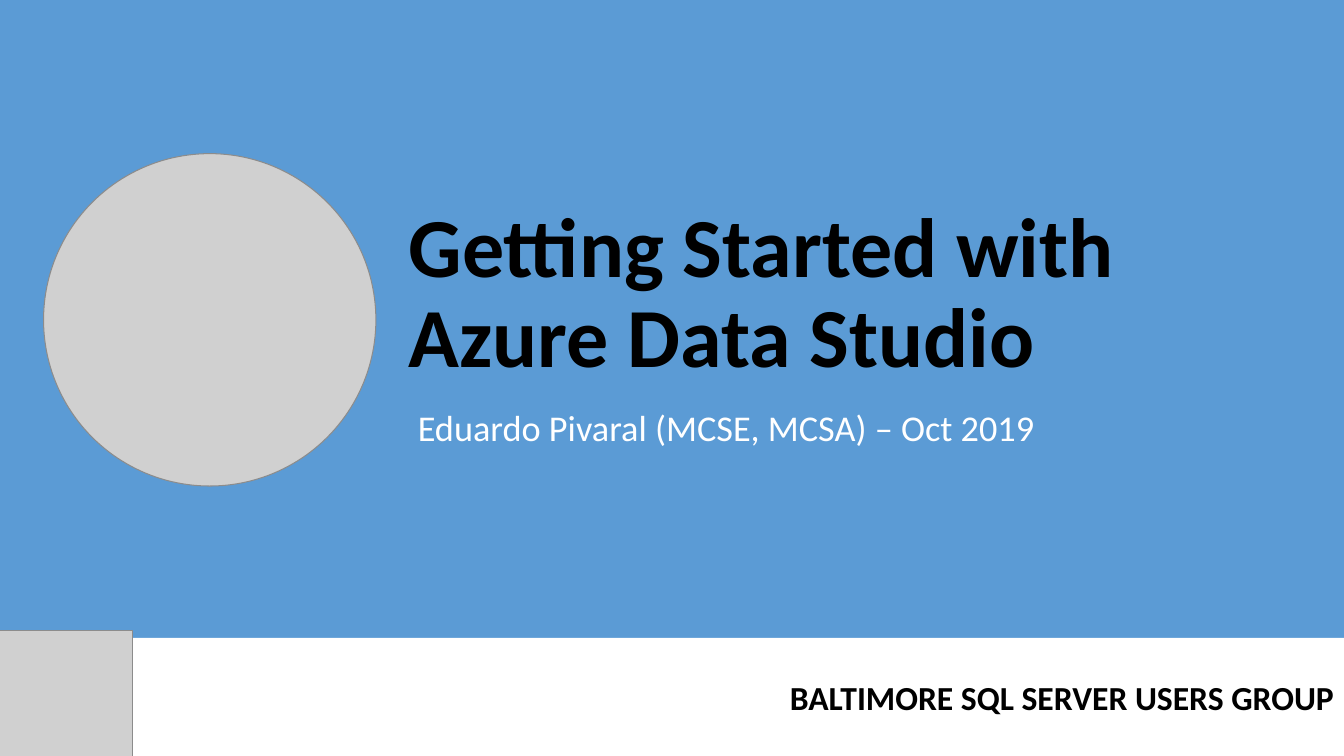
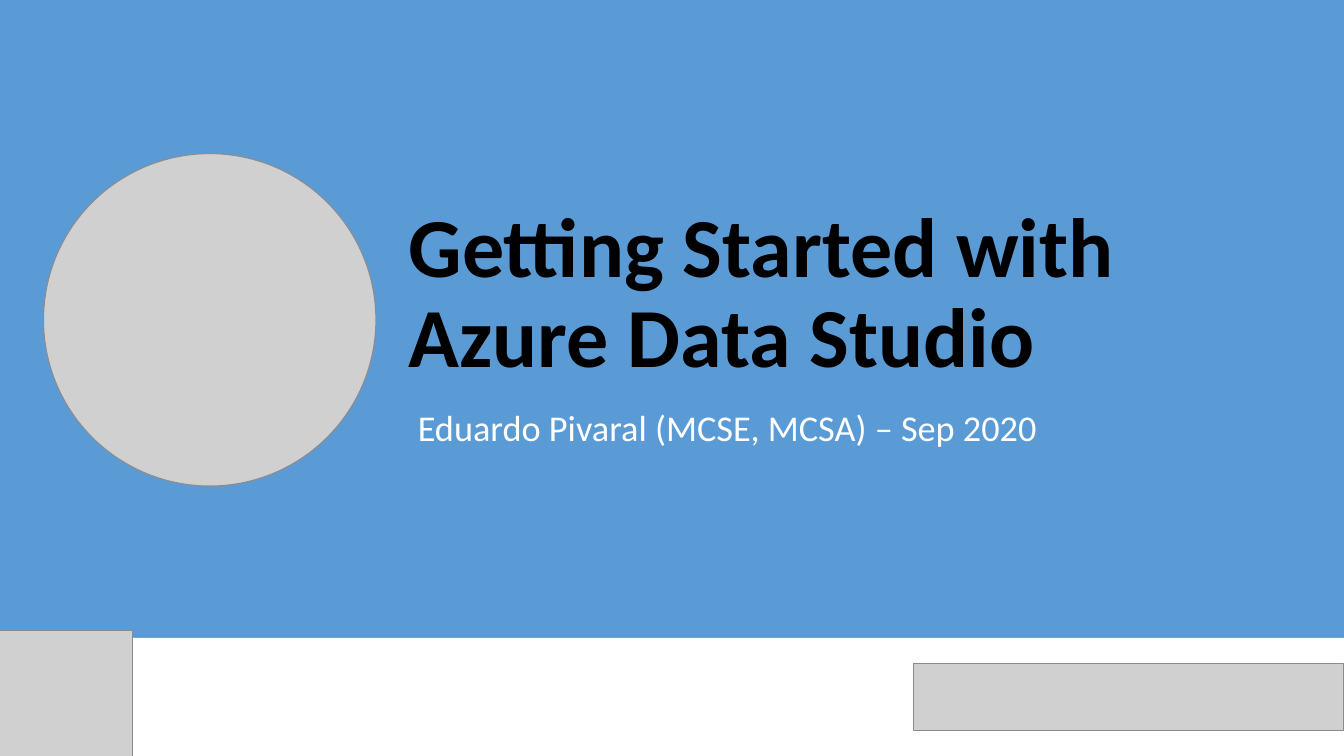
Before and after one commit to Epivaral/Sessions, a slide deck: slide 1 of Azure Data Studio/Getting Started ADS.pptx. Drawn at 1344x756 pixels with LibreOffice and Linux fonts; fonts in the diff are those of the drawing; grey boxes stand for pictures. Boxes give left, top, right and bottom in pixels: in the first picture for what was removed or moved away, otherwise in the second. Text is boxed around its words. In the diff, an @@ line names an element or a change of style, - is before the commit and + after.

```diff
--- a/Azure Data Studio/Getting Started ADS.pptx
+++ b/Azure Data Studio/Getting Started ADS.pptx
@@ subtitle at (418, 414, 1036, 447): text changed @@
-Eduardo Pivaral (MCSE, MCSA) – Oct 2019
+Eduardo Pivaral (MCSE, MCSA) – Sep 2020
@@ text in rectangle at (790, 688, 1334, 715): text removed @@
-BALTIMORE SQL SERVER USERS GROUP
@@ picture added at (914, 663, 1344, 731) @@
```
Also in this commit, not shown: 5 other slides changed, 3 slides added, 5 other files.
